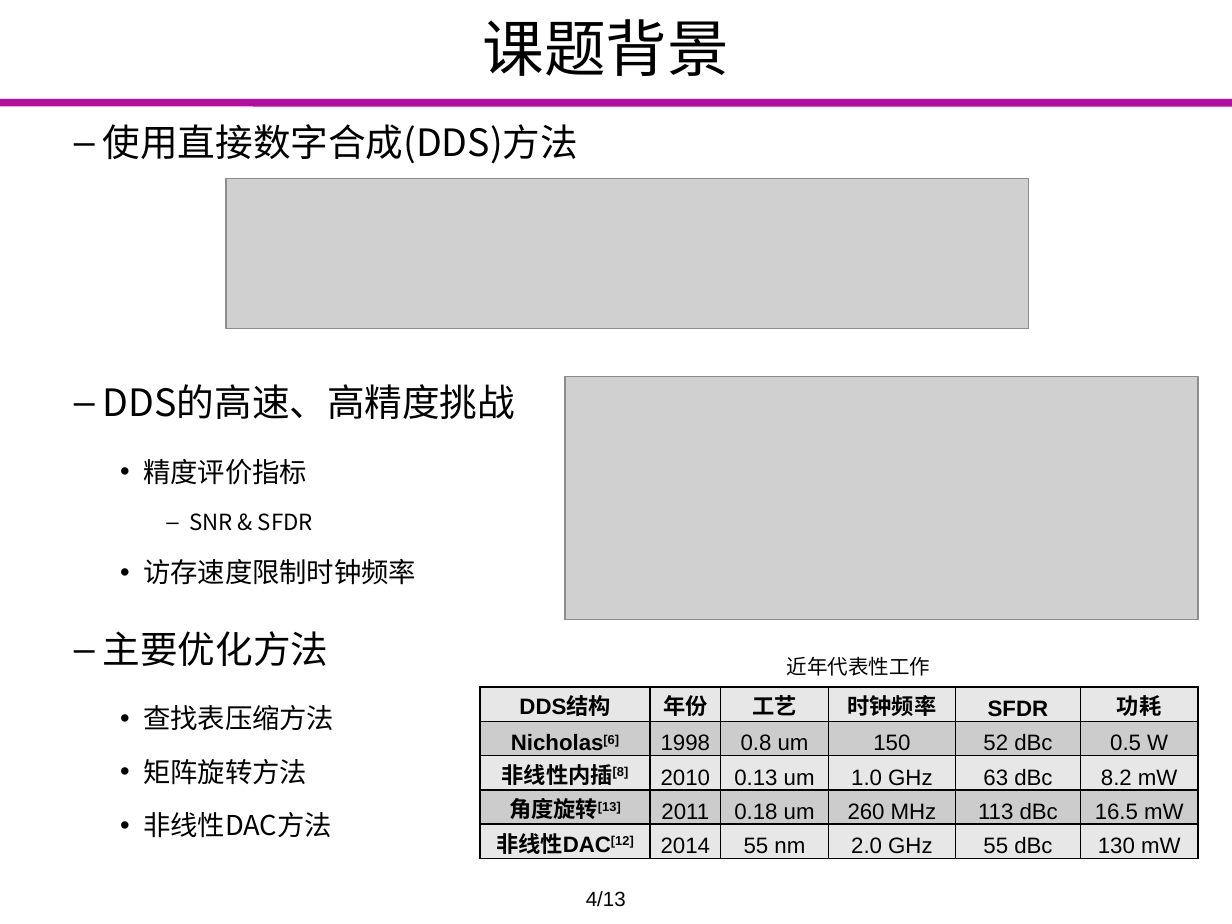
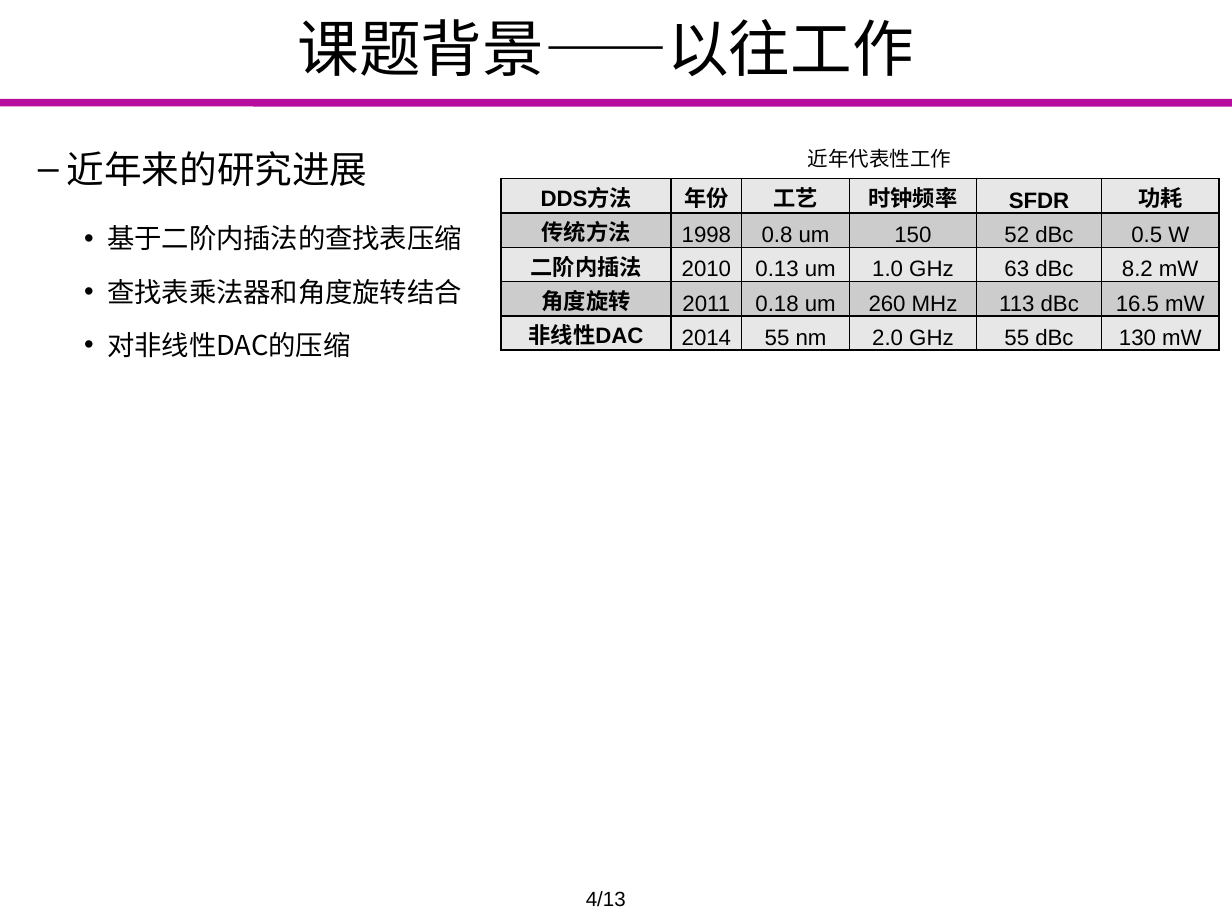
Before and after one commit to Markov2016/lunwen, a slide deck: slide 6 of dabian/杨一雄_毕业设计答辩.pptx (slide 4 before the commit). Drawn at 1232x924 pixels with LibreOffice and Linux fonts; fonts in the diff are those of the drawing; grey boxes stand for pictures; background and template pictures are left out. Boxes give left, top, right and bottom in pixels: in the first picture for what was removed or moved away, otherwise in the second. Text is boxed around its words. In the diff, an @@ line names an element or a change of style, - is before the commit and + after.

Commit message:
0608

```diff
--- a/dabian/杨一雄_毕业设计答辩.pptx
+++ b/dabian/杨一雄_毕业设计答辩.pptx
@@ title at bbox=[298, 19, 914, 76]: text changed @@
-课题背景
+课题背景——以往工作
@@ text removed at bbox=[103, 124, 578, 164] @@
-  – 使用直接数字合成(DDS)方法
@@ text "近年代表性工作": place and size @@
-text "近年代表性工作" at bbox=[787, 656, 931, 676]
+text "近年代表性工作" at bbox=[808, 148, 952, 168]
@@ text at bbox=[67, 151, 462, 358]: text changed @@
-  – 主要优化方法
-    • 查找表压缩方法
-    • 矩阵旋转方法
-    • 非线性DAC方法
+  – 近年来的研究进展
+    • 基于二阶内插法的查找表压缩
+    • 查找表乘法器和角度旋转结合
+    • 对非线性DAC的压缩
@@ picture removed at bbox=[225, 179, 1029, 329] @@
@@ table: place and size @@
-table at bbox=[480, 687, 1199, 863]
+table at bbox=[501, 179, 1220, 354]
@@ table at bbox=[501, 179, 1220, 354] @@
-row 1, column 1: DDS结构
+row 1, column 1: DDS方法
-row 2, column 1: Nicholas[6]
+row 2, column 1: 传统方法
-row 3, column 1: 非线性内插[8]
+row 3, column 1: 二阶内插法
-row 4, column 1: 角度旋转[13]
+row 4, column 1: 角度旋转
-row 5, column 1: 非线性DAC[12]
+row 5, column 1: 非线性DAC
@@ text removed at bbox=[103, 384, 515, 585] @@
-  – DDS的高速、高精度挑战
-    • 精度评价指标
-      – SNR & SFDR
-    • 访存速度限制时钟频率
@@ picture removed at bbox=[565, 377, 1199, 620] @@
```
Also in this commit, not shown: 4 other slides changed, 3 slides added.
